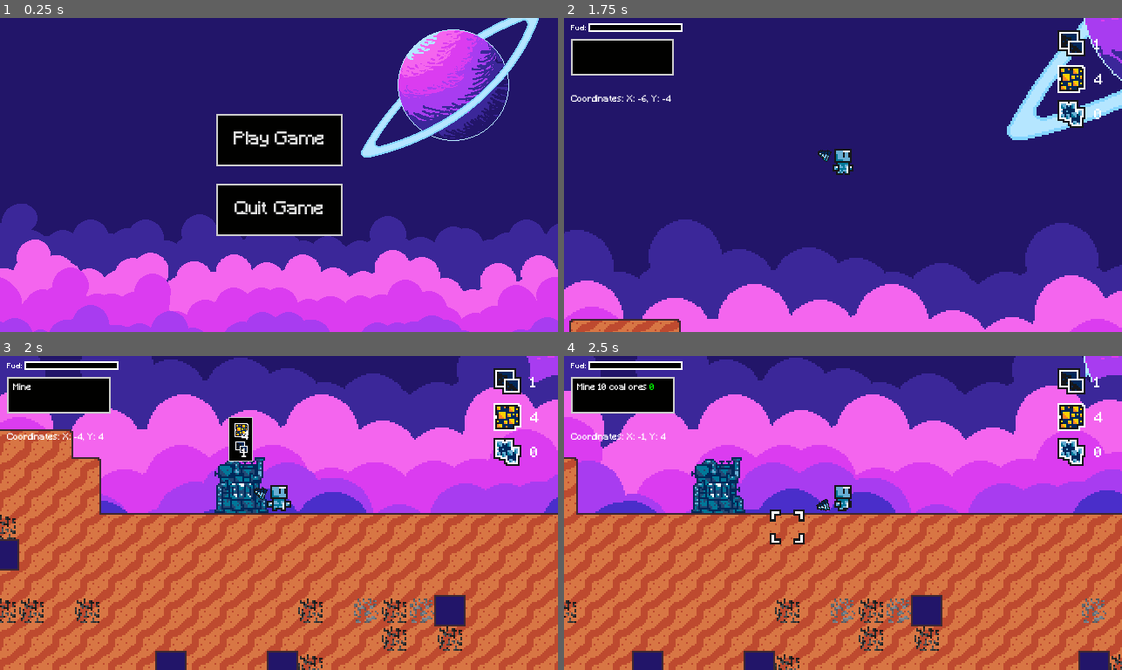
Above: before the commit, frames 1-4 (two rows, left to right).
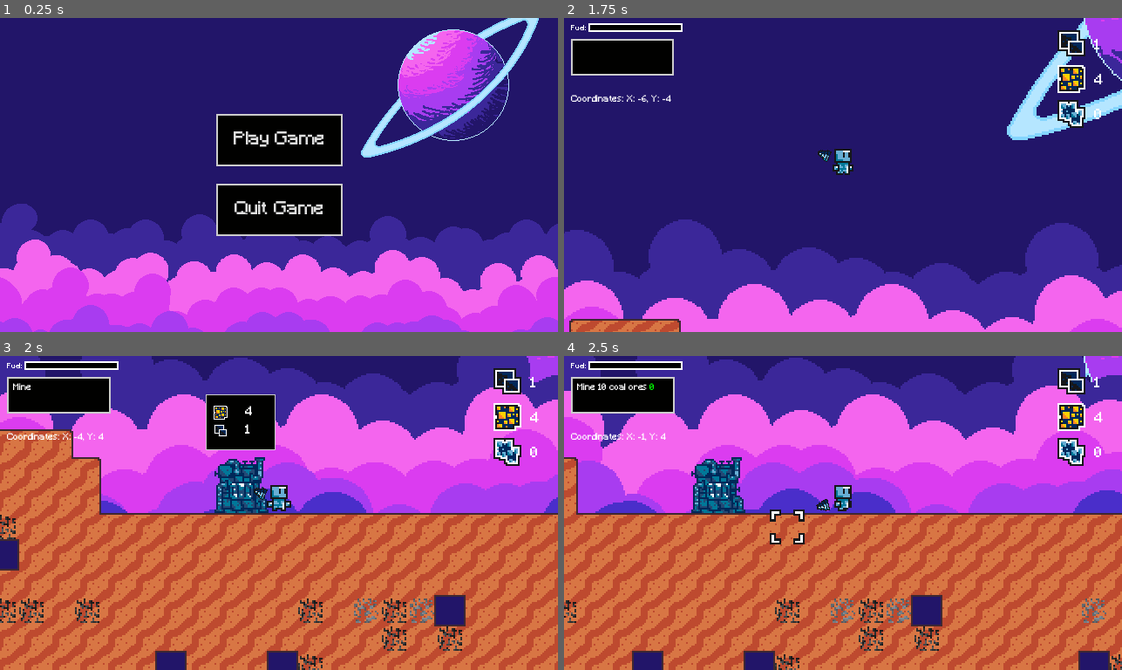
Above: after the commit, the same moments.

Repository: Renan-G-projec/A-Journey-Of-A-Robot
Game: Godot game, scene res://scenes/ui/menu.tscn
The game is run twice, just before and just after one commit, with the same random seed, the same clock (stepped at 60 frames per second) and the same inputs. The engine's default icon, where the game draws it, is replaced by a stand-in: a white triangle on a blue panel in a dark square.
Inputs (mouse positions are in pixels of both pictures, inside the frame that each line leads up to):
- Up to frame 1 (0.25 s): no input
- Up to frame 2 (1.75 s): click "Play Game" at 0.5 s; tap Enter at 1.25 s; move the mouse to (597, 55) at 1.27 s; hold D (GoRight) from 1.28 s (still down); tap E (Interact) at 1.35 s; click (597, 55) at 1.42 s; tap Up at 1.52 s
- Up to frame 3 (2 s): keep holding D (GoRight)
- Up to frame 4 (2.5 s): keep holding D (GoRight); move the mouse to (731, 528) at 2.02 s; click (731, 528) at 2.1 s; tap Up at 2.27 s

Frames 1-2 are identical in both runs. In frame 3, 2.2% of the frame differs, in the area x 36-50%, y 12-34%; in frame 4, nothing differs.

Commit message:
feat: Improved UI centralization and tool methods. AMDG

Diff:
--- a/assets/styles/black_panel_ui.tres
+++ b/assets/styles/black_panel_ui.tres
@@ -6,6 +6,8 @@
 border_width_top = 1
 border_width_right = 1
 border_width_bottom = 1
-expand_margin_left = 14.0
-expand_margin_top = 14.0
+expand_margin_left = 8.0
+expand_margin_top = 8.0
+expand_margin_right = 8.0
+expand_margin_bottom = 8.0
 anti_aliasing = false
--- a/scenes/game/machine.tscn
+++ b/scenes/game/machine.tscn
@@ -4,6 +4,10 @@
 [ext_resource type="Resource" uid="uid://budo64b5w2sg5" path="res://resources/machines/copper_smelter.tres" id="2_16yxu"]
 [ext_resource type="Texture2D" uid="uid://bjy0pb47iglds" path="res://assets/sprites/basicSmelter.png" id="3_go3l1"]
 [ext_resource type="PackedScene" uid="uid://c5fyly0fnhxia" path="res://scenes/ui/input_panel.tscn" id="4_16yxu"]
+[ext_resource type="Script" uid="uid://vqhj8nlwq3u7" path="res://scripts/resources/inventory_item.gd" id="5_suq68"]
+[ext_resource type="Resource" uid="uid://e21t8ysctxhb" path="res://resources/items/copper_ore.tres" id="6_kts8q"]
+[ext_resource type="Resource" uid="uid://bko8wv0d2j44d" path="res://resources/items/coal_ore.tres" id="7_j6ra2"]
+[ext_resource type="Script" uid="uid://crbcquplyyvye" path="res://scripts/resources/inventory.gd" id="8_35ie4"]
 
 [sub_resource type="AtlasTexture" id="AtlasTexture_16yxu"]
 atlas = ExtResource("3_go3l1")
@@ -138,6 +142,14 @@
 [sub_resource type="RectangleShape2D" id="RectangleShape2D_ocxxs"]
 size = Vector2(64, 64)
 
+[sub_resource type="Resource" id="Resource_1071v"]
+script = ExtResource("8_35ie4")
+data = Dictionary[ExtResource("5_suq68"), int]({
+ExtResource("6_kts8q"): 4,
+ExtResource("7_j6ra2"): 1
+})
+metadata/_custom_type_script = "uid://crbcquplyyvye"
+
 [node name="Machine" type="Node2D" unique_id=1638857421]
 script = ExtResource("1_go3l1")
 data = ExtResource("2_16yxu")
@@ -145,7 +157,7 @@
 [node name="AnimatedSprite2D" type="AnimatedSprite2D" parent="." unique_id=1708262700]
 sprite_frames = SubResource("SpriteFrames_go3l1")
 animation = &"free"
-frame_progress = 0.5640856
+frame_progress = 0.51299644
 
 [node name="Area2D" type="Area2D" parent="." unique_id=834325648]
 collision_layer = 0
@@ -154,8 +166,11 @@
 shape = SubResource("RectangleShape2D_ocxxs")
 
 [node name="InputPanel" parent="." unique_id=344237744 instance=ExtResource("4_16yxu")]
-offset_top = -32.0
-offset_bottom = -18.0
+visible = false
+offset_top = -48.0
+offset_right = 64.0
+offset_bottom = 0.0
+input = SubResource("Resource_1071v")
 
 [connection signal="body_entered" from="Area2D" to="." method="_on_area_2d_body_entered"]
 [connection signal="body_exited" from="Area2D" to="." method="_on_area_2d_body_exited"]
--- a/scenes/ui/input_panel.tscn
+++ b/scenes/ui/input_panel.tscn
@@ -4,8 +4,8 @@
 [ext_resource type="StyleBox" uid="uid://c6o0fad7w7b23" path="res://assets/styles/black_panel_ui.tres" id="1_qsgeh"]
 
 [node name="Panel" type="PanelContainer" unique_id=1016321527]
-offset_right = 14.0
-offset_bottom = 14.0
+offset_right = 2.0
+offset_bottom = 2.0
 scale = Vector2(0.5, 0.5)
 size_flags_horizontal = 4
 size_flags_vertical = 4
--- a/scripts/game/machine_scene.gd
+++ b/scripts/game/machine_scene.gd
@@ -1,6 +1,9 @@
 # Ad Maiorem Dei Gloriam!
 @tool
 extends Node2D
+
+@onready var sprite: AnimatedSprite2D = $AnimatedSprite2D
+@onready var panel: InputPanel = $InputPanel
 
 enum MachineState {
 	FREE,
@@ -11,12 +14,10 @@
 @export var data: Machine:
 	set(value):
 		data = value
-		machine_processing_time = value.process_time;
+		machine_processing_time = value.process_time
 		machine_processing_timer = machine_processing_time
+
 		update_editor_sprite()
-
-@onready var sprite: AnimatedSprite2D = $AnimatedSprite2D
-@onready var panel: InputPanel = $InputPanel
 
 var in_inv: Inventory = null
 var out_inv: Inventory = null
@@ -27,14 +28,13 @@
 func update_editor_sprite() -> void:
 	if sprite and data and data.sprite:
 		sprite.sprite_frames = data.sprite
+	if panel and data:
+		panel.input = data.input
 
 func _ready() -> void:
 	panel.visible = false
 	sync_sprite_with_state()
 	update_editor_sprite()
-
-	for input in data.input.data:
-		panel.add_input(input, data.input.data[input])
 
 # The collision mask assures that only the player layer will trigger these signals
 func _on_area_2d_body_entered(body: Node2D) -> void:
--- a/scripts/ui/input_panel.gd
+++ b/scripts/ui/input_panel.gd
@@ -1,19 +1,34 @@
 # Ad Maiorem Dei Gloriam!
+@tool
 class_name InputPanel
 extends PanelContainer
+
+@export var input: Inventory:
+	set(val):
+		input = val
+		inputs.clear()
+		if is_inside_tree() and container:
+			clear_inputs()
+			if input and input.data:
+				update_editor_sprite()
 
 var inputs: Dictionary[InventoryItem, Label]
 var theme_label: Theme = preload("res://assets/styles/machine_text.tres")
 @onready var container: VBoxContainer = $InputPanel
 
+
+func _ready() -> void:
+	position.x -= size.x * scale.x / 2
+
 func add_input(item: InventoryItem, qtd: int) -> void:
 	if inputs.has(item):
 		inputs[item].text = str(qtd)
+		return
 
 	var subcontainer := HBoxContainer.new()
 	container.add_child(subcontainer)
 
-	var sprite := Sprite2D.new()
+	var sprite := TextureRect.new()
 	subcontainer.add_child(sprite);
 
 	var label := Label.new()
@@ -23,6 +38,15 @@
 	label.text = str(qtd)
 
 	label.theme = theme_label
-	label.position.x += 20
 
 	inputs[item] = label
+
+func update_editor_sprite() -> void:
+	if !input: return
+	for item in input.data:
+		add_input(item, input.get_item(item))
+
+func clear_inputs() -> void:
+	inputs.clear()
+	for i in container.get_children():
+		i.queue_free()
